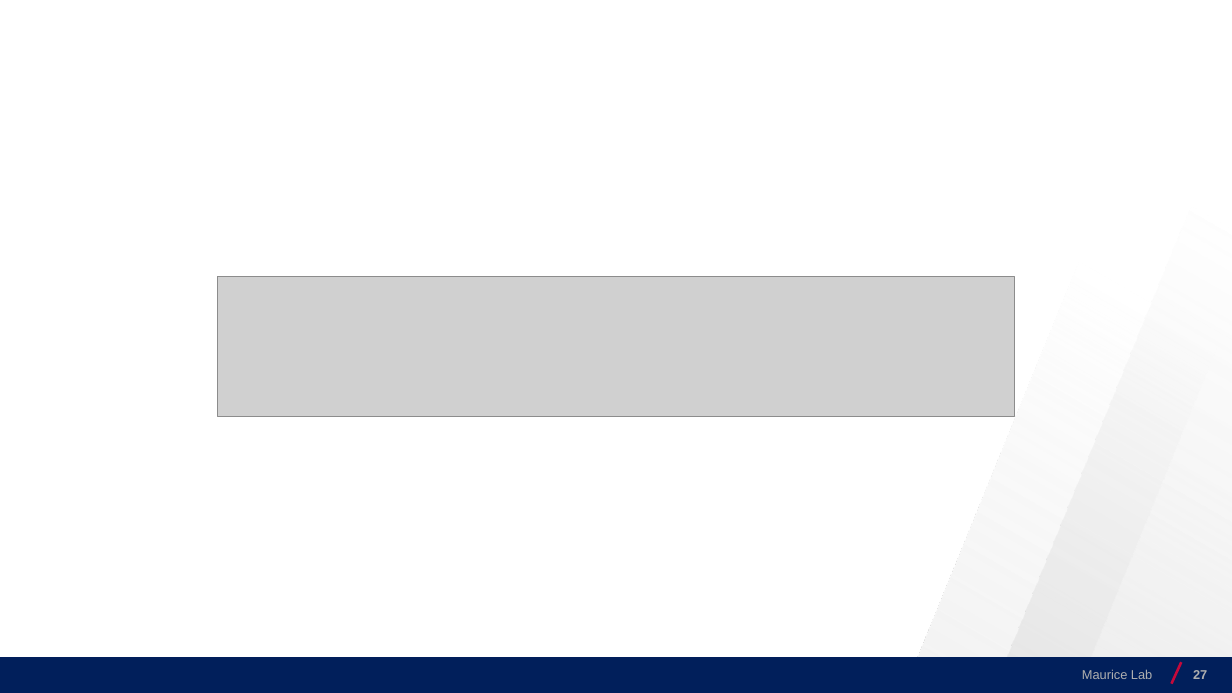
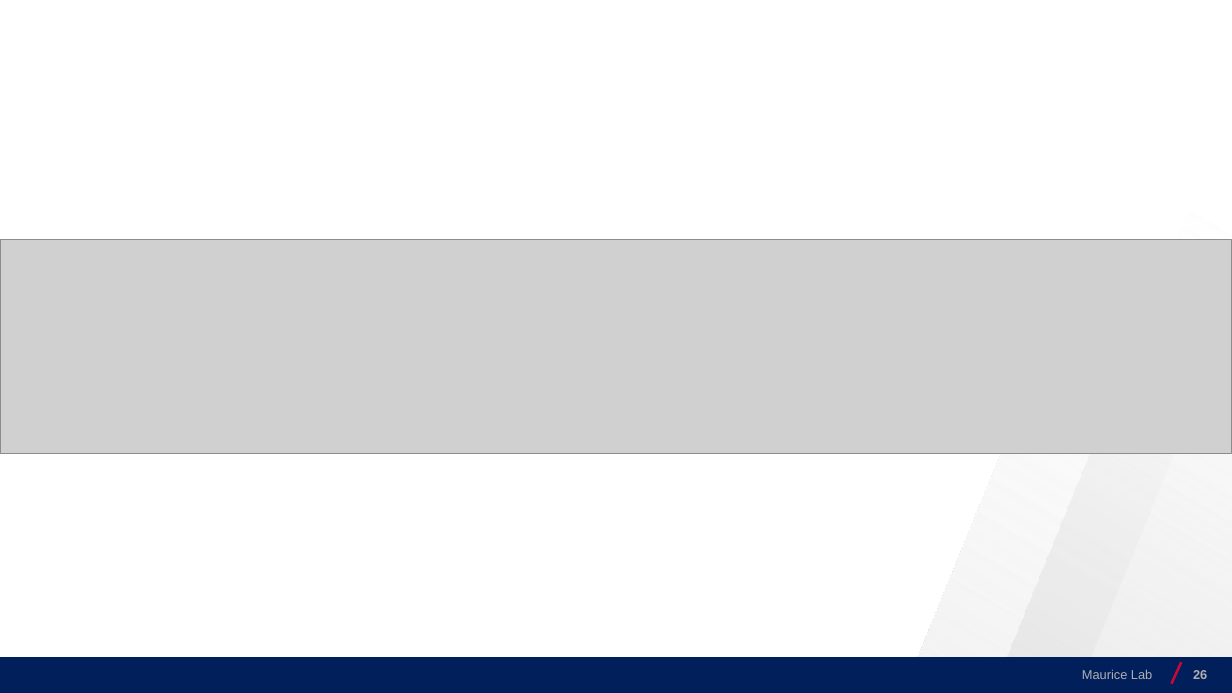
Before and after one commit to josecerv/sponsorship-network, a slide deck: slide 26 of MauriceLab-1113.pptx (slide 27 before the commit). Drawn at 1232x693 pixels with LibreOffice and Linux fonts; fonts in the diff are those of the drawing; grey boxes stand for pictures; background and template pictures are left out. Boxes give left, top, right and bottom in pixels: in the first picture for what was removed or moved away, otherwise in the second. Text is boxed around its words. In the diff, an @@ line names an element or a change of style, - is before the commit and + after.

```diff
--- a/MauriceLab-1113.pptx
+++ b/MauriceLab-1113.pptx
@@ picture added at (0,239,1232,454) @@
@@ picture removed at (217,277,1015,417) @@
@@ page number at (1193,670,1207,679): text changed @@
-27
+26
```
Also in this commit, not shown: 26 other slides changed, 2 slides removed.
